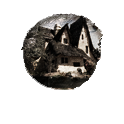
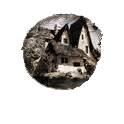
Before/after of a (124, 124) layered artwork. What changed in the layer stack:
painted on "Layer 7" over bbox(21, 15, 103, 88)
